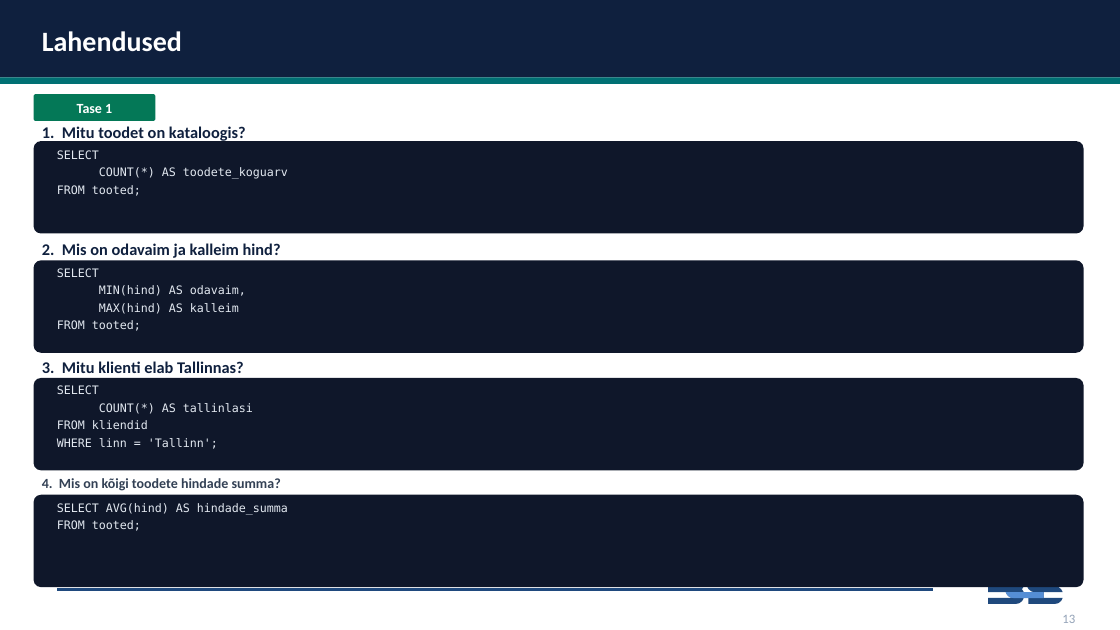
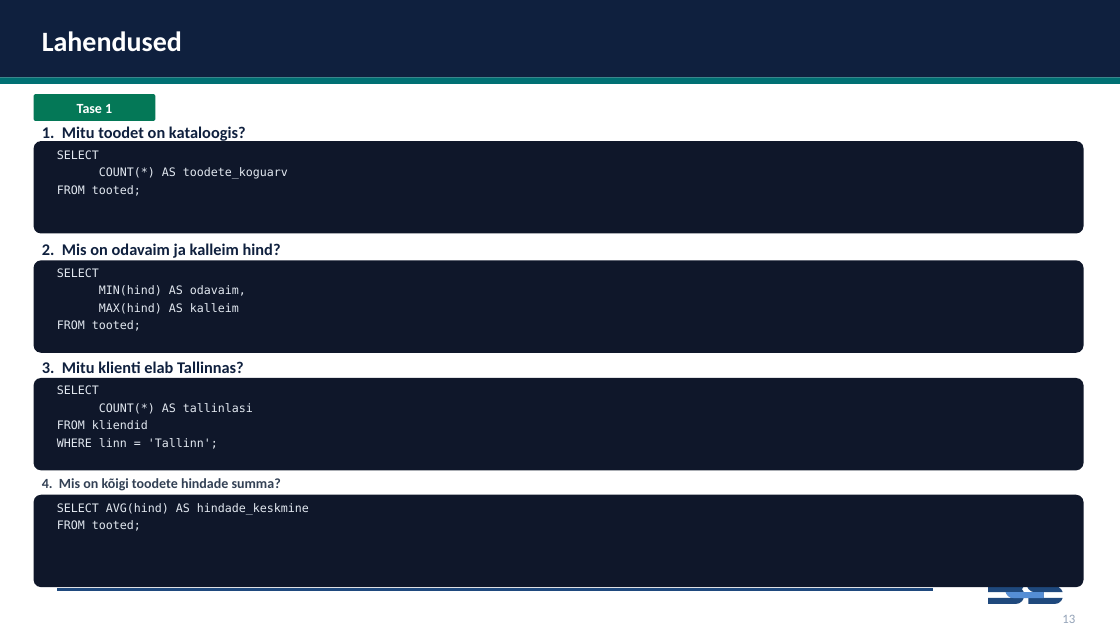
Before and after one commit to emilieabel/andmetarkus, a slide deck: slide 11 of Materjalid/Day7 SQL/7-paev-andmetarkus-esitlus.pptx. Drawn at 1120x630 pixels with LibreOffice and Linux fonts; fonts in the diff are those of the drawing. Boxes give left, top, right and bottom in pixels: in the first picture for what was removed or moved away, otherwise in the second. Text is boxed around its words. In the diff, an @@ line names an element or a change of style, - is before the commit and + after.

```diff
--- a/Materjalid/Day7 SQL/7-paev-andmetarkus-esitlus.pptx
+++ b/Materjalid/Day7 SQL/7-paev-andmetarkus-esitlus.pptx
@@ text at (57,503,309,515): text changed @@
-SELECT AVG(hind) AS hindade_summa
+SELECT AVG(hind) AS hindade_keskmine
```
Also in this commit, not shown: 7 other slides changed, 1 slide added, 1 slide removed, 1 other file.
